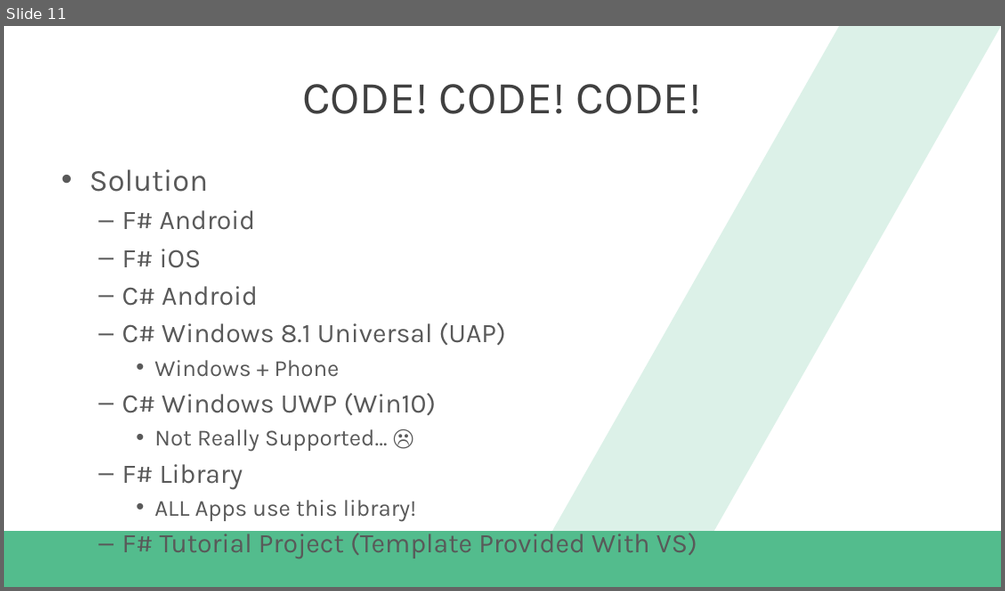
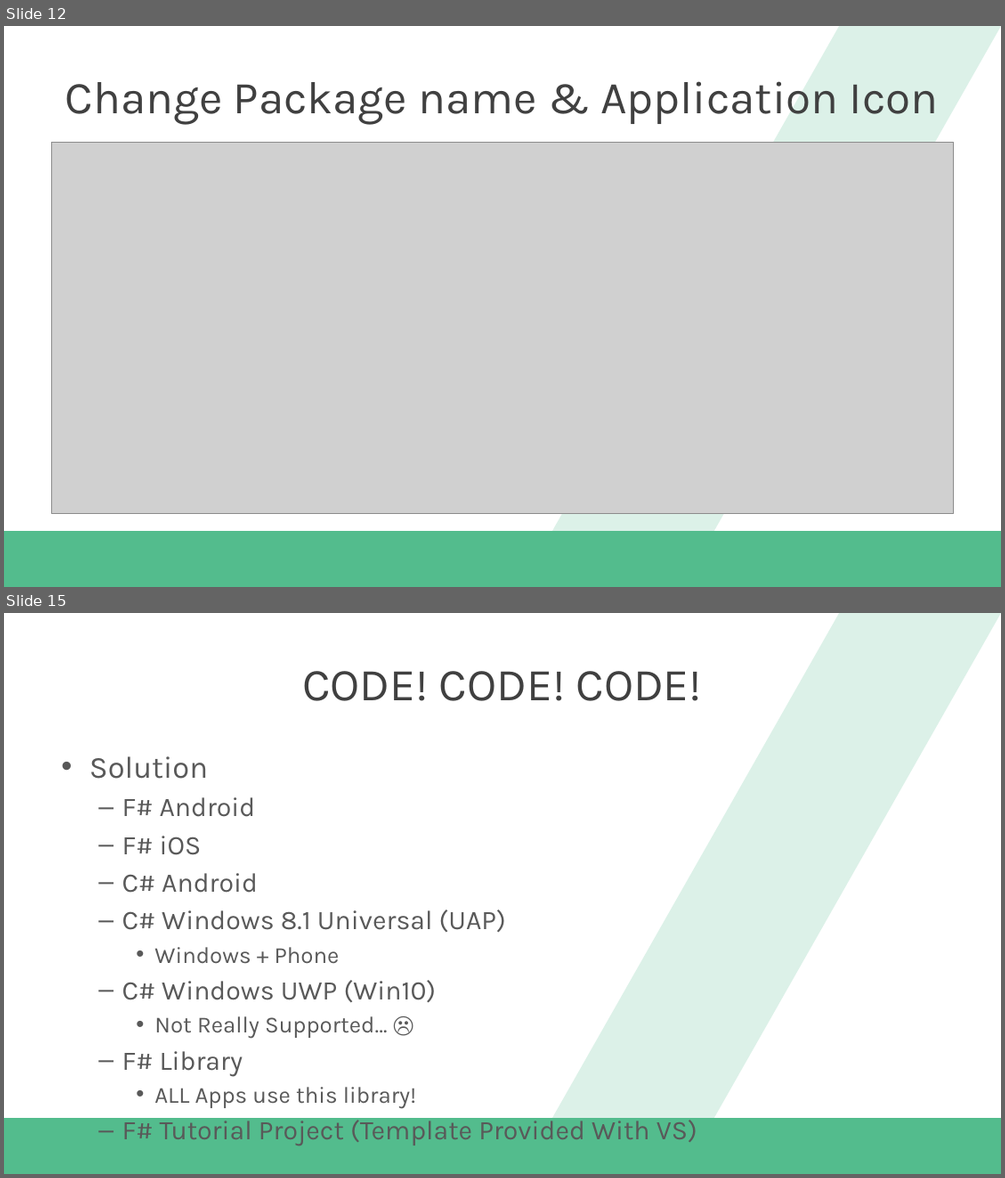
Before and after one commit to dannydwarren/FSharpXamarin, a slide deck: FSharpXamarin_Slides.pptx. Shown one above the other, each under a label of ours: slide 11 before the commit, slides 12 and 15 after it; the slides between them are not shown. The pictures are 1005x591 and 1005x1178 pixels, drawn with LibreOffice and Linux fonts; fonts in the diff are those of the drawing; grey boxes stand for pictures; background and template pictures are left out. Boxes give left, top, right and bottom in pixels: in the first picture for what was removed or moved away, otherwise in the second. Text is boxed around its words. In the diff, an @@ line names an element or a change of style, - is before the commit and + after.

```diff
--- a/FSharpXamarin_Slides.pptx
+++ b/FSharpXamarin_Slides.pptx
@@ slide 12 added at box(4, 26, 1001, 587), background #FFFFFF; not listed: 2 template elements that a slide beside it also shows @@
@@ title added at box(65, 81, 938, 124), 44 pt, text #404040 @@
+Change Package name & Application Icon
@@ picture added at box(52, 142, 954, 513) @@
@@ what was slide 11 is now slide 15 @@
```
Also in this commit, not shown: 5 slides changed, 5 other slides added, 1 slide removed, 22 other files.
